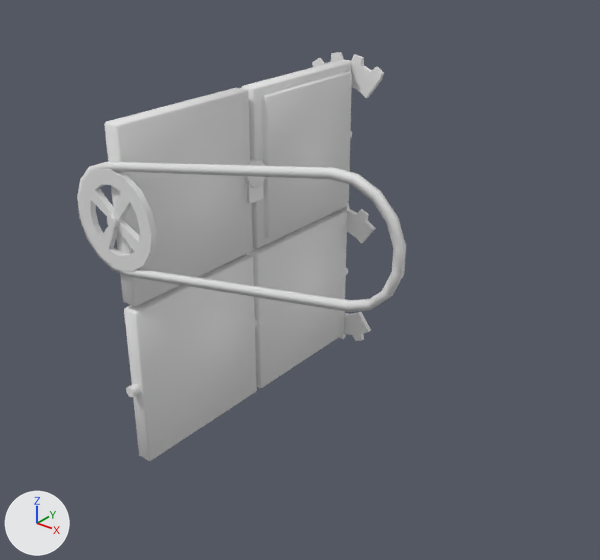
The Blender file datas/meshes/screen.blend as it was, and as the next commit left it.
Before and after are seen from a 50 mm lens placed at (0.0934, -0.1022, 0.046), pointed at (0.014, -0.0029, -0.0155). The lights are fixed; the arrows at lower left show +X, +Y and +Z. Objects named as collision shapes, trigger or cutter boxes, shadow casters or lower levels of detail are left out.

The older version as bpy lines, for what is in view:
```python
ob_0_came = bpy.data.objects.new('0-came', me_0_came)
ob_0_came.location = (0.0, 0.0, 0.0)
ob_3_screen0 = bpy.data.objects.new('3-screen0', me_3_screen0)
ob_3_screen0.location = (0.0, -0.015, 0.0)
ob_4_screen1 = bpy.data.objects.new('4-screen1', me_4_screen1)
ob_4_screen1.location = (0.0, 0.015, 0.0)
ob_5_screen2 = bpy.data.objects.new('5-screen2', me_5_screen2)
ob_5_screen2.location = (0.0, 0.015, -0.03)
ob_6_screen3 = bpy.data.objects.new('6-screen3', me_6_screen3)
ob_6_screen3.location = (0.0, -0.015, -0.03)
ob_8_cable = bpy.data.objects.new('8-cable', me_8_cable)
ob_8_cable.location = (0.0, 0.0, 0.0)
ob_9_picture = bpy.data.objects.new('9-picture', me_9_picture)
ob_9_picture.location = (0.0, 0.015, 0.0)
```
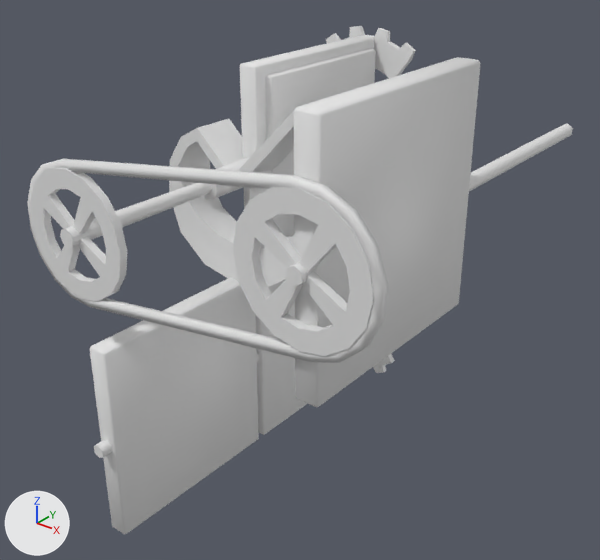
Boxes [x1, y1, x2, y2] around the edits, measured in the pictures (600 x 560 px):
'3-screen0', mesh rescaled, moved (25% wider, 60% taller)
    before: [80, 88, 352, 307]
    after: [233, 57, 573, 407]
'6-screen3', mesh rescaled, moved (27% wider, 24% taller)
    before: [124, 254, 257, 461]
    after: [90, 278, 259, 534]
'0-came', shown
    after: [31, 111, 294, 301]
'8-cable', reshaped (10% wider, 36% taller)
    before: [77, 162, 406, 312]
    after: [27, 159, 388, 363]
'5-screen2', mesh rescaled, moved
    before: [126, 202, 376, 398]
    after: [94, 280, 395, 458]
'9-picture', mesh rescaled, moved
    before: [262, 71, 352, 239]
    after: [265, 49, 376, 237]
'4-screen1', mesh rescaled, moved
    before: [241, 52, 384, 249]
    after: [240, 26, 416, 208]

The change, as a diff of the scene's bpy script:
```diff
--- a/datas/meshes/screen.blend.py
+++ b/datas/meshes/screen.blend.py
@@ me_3_screen0 @@
 me_3_screen0.from_pydata(...)  # 110 vertices, 120 faces; spans x -0.008..0.008, y -0.0152..0.045, z -0.0145..0.0145
 # used by ob_3_screen0; location = (0.0, -0.015, 0.0)
+# me_3_screen0 part 1: the whole mesh is scaled about the mesh origin by 1.25
@@ me_4_screen1 @@
 me_4_screen1.from_pydata(...)  # 72 vertices, 72 faces; spans x -0.0082..0.0082, y -0.0145..0.0145, z -0.0145..0.0159
 # used by ob_4_screen1; location = (0.0, 0.015, 0.0)
+# me_4_screen1 part 2: the whole mesh is scaled about the mesh origin by 1.25
@@ me_5_screen2 @@
 me_5_screen2.from_pydata(...)  # 126 vertices, 130 faces; spans x -0.0077..0.0077, y -0.045..0.015, z -0.0159..0.0159
 # used by ob_5_screen2; location = (0.0, 0.015, -0.03)
+# me_5_screen2 part 3: the whole mesh is scaled about the mesh origin by 1.25
@@ me_6_screen3 @@
 me_6_screen3.from_pydata(...)  # 24 vertices, 26 faces; spans x -0.0015..0.0015, y -0.0135..0.0145, z -0.0145..0.0145
 # used by ob_6_screen3; location = (0.0, -0.015, -0.03)
+# me_6_screen3 part 4: the whole mesh is scaled about the mesh origin by 1.25
@@ me_8_cable @@
 # used by ob_8_cable; location = (0.0, 0.0, 0.0)
-me_8_cable.from_pydata(...)  # 72 vertices, 72 faces; spans x -0.0086..0.0497, y -0.0294..-0.0286, z -0.0087..0.0162
+me_8_cable.from_pydata(...)  # 72 vertices, 72 faces; spans x -0.0109..0.052, y -0.0368..-0.0357, z -0.0109..0.0171
+# me_8_cable part 5: 72 of 72 vertices moved; they spanned x -0.0086..0.0497, y -0.0294..-0.0286, z -0.0087..0.0162 and now span x -0.0109..0.052, y -0.0368..-0.0357, z -0.0109..0.0171; mean shift (0.0001, -0.0072, -0.0006); largest move (0.0427, -0.0294, -0.0011) -> (0.0428, -0.0367, -0.0046)
@@ me_9_picture @@
 me_9_picture.from_pydata(...)  # 20 vertices, 17 faces; spans x 0.0..0.0025, y -0.0125..0.0125, z -0.013..0.013
 # used by ob_9_picture; location = (0.0, 0.015, 0.0)
+# me_9_picture part 6: the whole mesh is scaled about the mesh origin by 1.25
@@ ob_0_came @@
 _m = ob_0_came.modifiers.new('EdgeSplit', 'EDGE_SPLIT')
 _m.split_angle = 1.047
-ob_0_came.hide_set(True)
@@ ob_3_screen0 @@
 ob_3_screen0 = bpy.data.objects.new('3-screen0', me_3_screen0)
-ob_3_screen0.location = (0.0, -0.015, 0.0)
+ob_3_screen0.location = (0.041, -0.0187, 0.0063)
 _m = ob_3_screen0.modifiers.new('EdgeSplit', 'EDGE_SPLIT')
@@ ob_4_screen1 @@
 ob_4_screen1 = bpy.data.objects.new('4-screen1', me_4_screen1)
-ob_4_screen1.location = (0.0, 0.015, 0.0)
+ob_4_screen1.location = (0.0, 0.0187, 0.0)
 _m = ob_4_screen1.modifiers.new('EdgeSplit', 'EDGE_SPLIT')
@@ ob_5_screen2 @@
 ob_5_screen2 = bpy.data.objects.new('5-screen2', me_5_screen2)
-ob_5_screen2.location = (0.0, 0.015, -0.03)
+ob_5_screen2.location = (0.0, 0.0187, -0.0375)
 _m = ob_5_screen2.modifiers.new('EdgeSplit', 'EDGE_SPLIT')
@@ ob_6_screen3 @@
 ob_6_screen3 = bpy.data.objects.new('6-screen3', me_6_screen3)
-ob_6_screen3.location = (0.0, -0.015, -0.03)
+ob_6_screen3.location = (0.0, -0.0187, -0.0375)
 _m = ob_6_screen3.modifiers.new('EdgeSplit', 'EDGE_SPLIT')
@@ ob_9_picture @@
 ob_9_picture = bpy.data.objects.new('9-picture', me_9_picture)
-ob_9_picture.location = (0.0, 0.015, 0.0)
+ob_9_picture.location = (0.0, 0.0187, 0.0)
```
